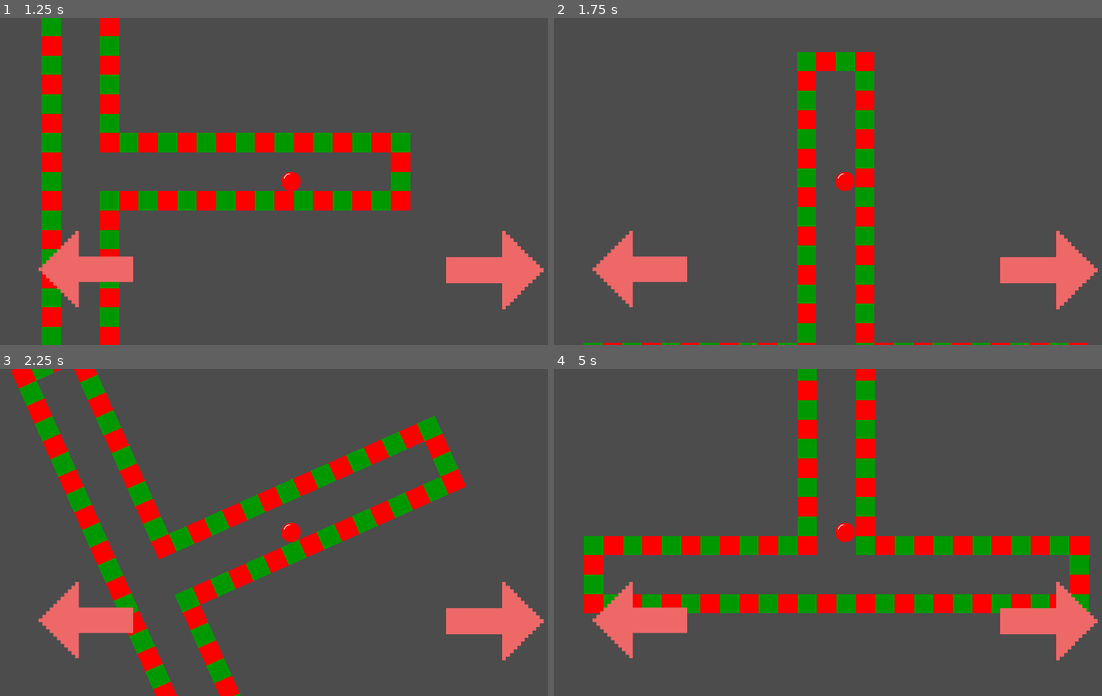
Above: before the commit, frames 1-4 (two rows, left to right).
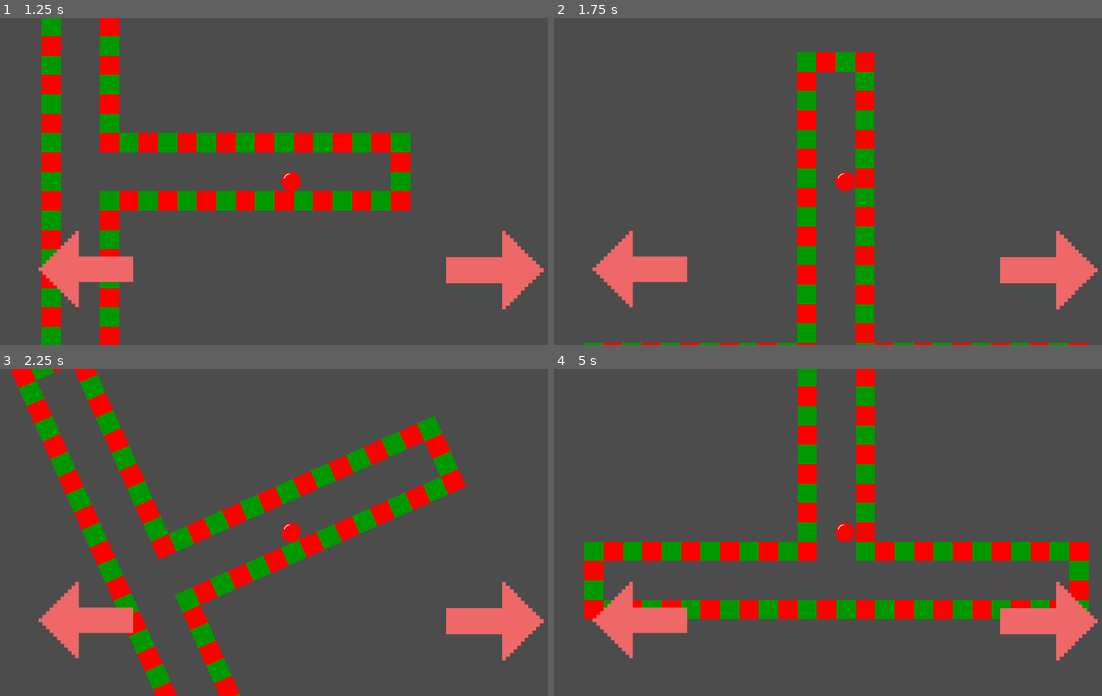
Above: after the commit, the same moments.

Repository: Zizico2/a-maze-
Game: Godot game, scene res://Scenes/world.tscn
Same seed, same stepped clock (60 frames per second), same inputs: the game is played once before the commit and once after it.
Inputs (mouse positions are in pixels of both pictures, inside the frame that each line leads up to):
- Up to frame 1 (1.25 s): click (493, 269) at 0.5 s
- Up to frame 2 (1.75 s): click (641, 269) at 1.25 s
- Up to frame 3 (2.25 s): click (493, 620) at 2 s
- Up to frame 4 (5 s): click (641, 620) at 2.75 s; click (1047, 620) at 3.5 s; click (641, 620) at 4.27 s

Frame 1 is identical in both runs. In frame 2, less than 0.1% of the frame differs, in the area x 44-59%, y 16-88%; in frame 3, less than 0.1%; in frame 4, 6.7%, in the area x 5-98%, y 3-77%.

Commit message:
First Working Prototype

Diff:
--- a/Scenes/Tile_Map.gd
+++ b/Scenes/Tile_Map.gd
@@ -15,14 +15,16 @@
 	shape.set_extents(tileSize);
 	usedCells = get_used_cells();
 
-
-func _physics_process(delta):
 	var parentNode = get_node("/root/world/Map_Pivot_Point/Map_Body");
 	for cell in usedCells:
 		var collision = CollisionShape2D.new();
 		collision.set_shape(shape);
 		collision.position = cell*32 + Vector2(16,16);
-		parentNode.add_child(collision);
+		parentNode.call_deferred("add_child", collision);
+
+
+func _physics_process(delta):
+
 #	# Called every frame. Delta is time since last frame.
 #	# Update game logic here.
-#	pass
+	pass
--- a/Scenes/world.tscn
+++ b/Scenes/world.tscn
@@ -8,11 +8,6 @@
 [ext_resource path="res://Assets/Sprites/GENERIC_ball.png" type="Texture" id=6]
 [ext_resource path="res://Assets/Controls/GENERIC_right_arrow.png" type="Texture" id=7]
 [ext_resource path="res://Assets/Controls/GENERIC_left_arrow.png" type="Texture" id=8]
-
-[sub_resource type="RectangleShape2D" id=1]
-
-custom_solver_bias = 0.0
-extents = Vector2( 40.0859, 18.6713 )
 
 [sub_resource type="CircleShape2D" id=2]
 
@@ -24,19 +19,20 @@
 [node name="Map_Pivot_Point" type="Position2D" parent="." index="0"]
 
 script = ExtResource( 1 )
-_sections_unfolded = [ "Transform" ]
+_sections_unfolded = [ "Transform", "Z Index" ]
 __meta__ = {
 "_edit_lock_": true
 }
 
 [node name="Map_Body" type="KinematicBody2D" parent="Map_Pivot_Point" index="0"]
 
+editor/display_folded = true
 input_pickable = false
 collision_layer = 1
 collision_mask = 1
 collision/safe_margin = 0.08
 script = ExtResource( 2 )
-_sections_unfolded = [ "Pickable" ]
+_sections_unfolded = [ "Pickable", "Visibility", "Z Index" ]
 __meta__ = {
 "_edit_lock_": true
 }
@@ -63,16 +59,9 @@
 script = ExtResource( 4 )
 _sections_unfolded = [ "Cell", "Transform" ]
 
-[node name="CollisionShape2D" type="CollisionShape2D" parent="Map_Pivot_Point/Map_Body" index="1"]
-
-position = Vector2( -3.54849, 530.636 )
-shape = SubResource( 1 )
-__meta__ = {
-"_edit_lock_": true
-}
-
 [node name="Ball" type="StaticBody2D" parent="." index="1"]
 
+editor/display_folded = true
 input_pickable = false
 collision_layer = 1
 collision_mask = 1
@@ -81,7 +70,7 @@
 friction = 1.0
 bounce = 0.0
 script = ExtResource( 5 )
-_sections_unfolded = [ "Collision", "Pause", "Pickable", "Visibility" ]
+_sections_unfolded = [ "Collision", "Pause", "Pickable", "Visibility", "Z Index" ]
 
 [node name="Ball_Collision" type="CollisionShape2D" parent="Ball" index="0"]
 
Not shown: 1 places in Scenes/world.tscn that only renumber resources
